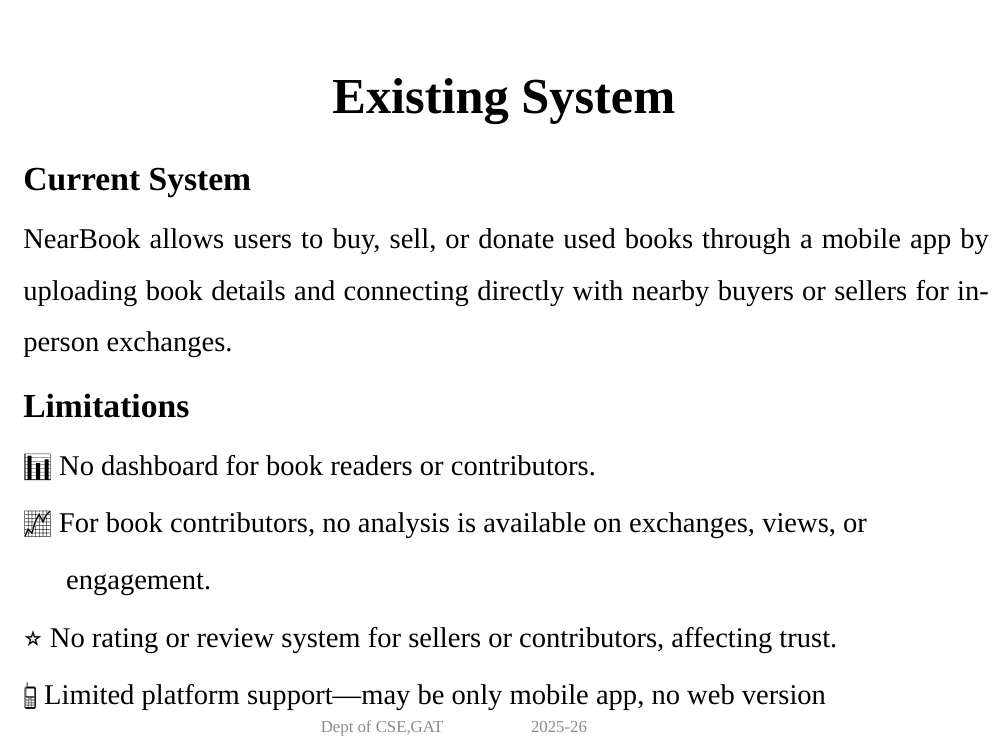
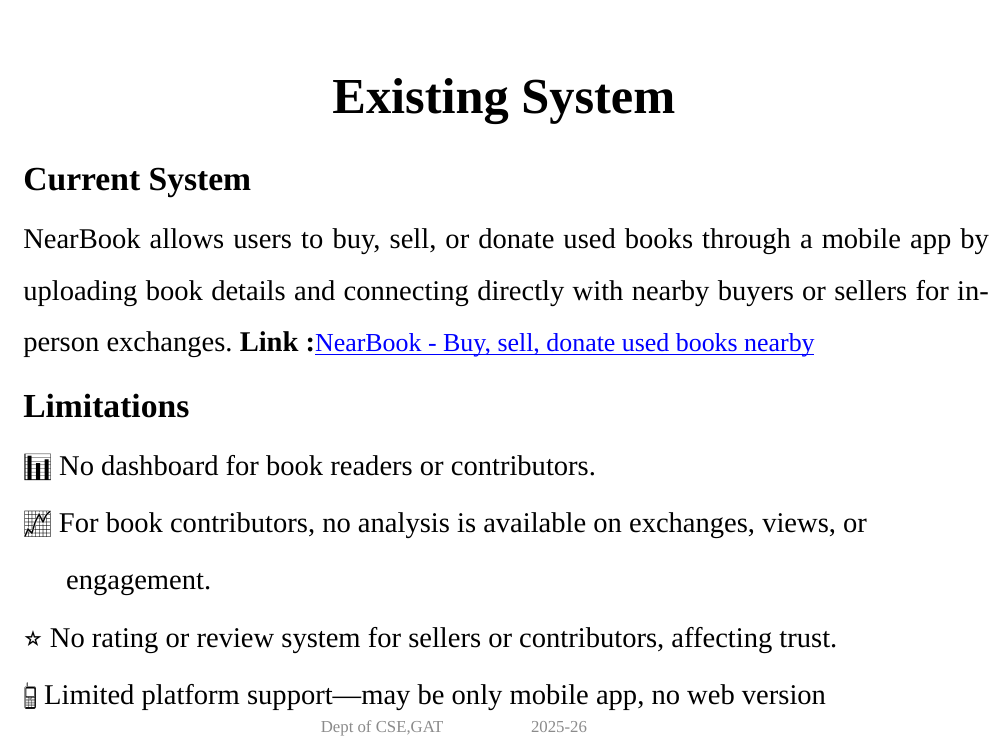
Before and after one commit to Vigneshp89511/miniproject-bookmates-, a slide deck: slide 4 of documentation/PPT/Mini_Project_BookMates.pptx. Drawn at 1008x756 pixels with LibreOffice and Linux fonts; fonts in the diff are those of the drawing. Boxes give left, top, right and bottom in pixels: in the first picture for what was removed or moved away, otherwise in the second. Text is boxed around its words. In the diff, an @@ line names an element or a change of style, - is before the commit and + after.

Commit message:
Updated the PPT

```diff
--- a/documentation/PPT/Mini_Project_BookMates.pptx
+++ b/documentation/PPT/Mini_Project_BookMates.pptx
@@ text at <box>23,228,989,357</box>: text changed @@
-NearBook allows users to buy, sell, or donate used books through a mobile app by uploading book details and connecting directly with nearby buyers or sellers for in-person exchanges.
+NearBook allows users to buy, sell, or donate used books through a mobile app by uploading book details and connecting directly with nearby buyers or sellers for in-person exchanges. Link :NearBook - Buy, sell, donate used books nearby
```
Also in this commit, not shown: 3 other slides changed.
